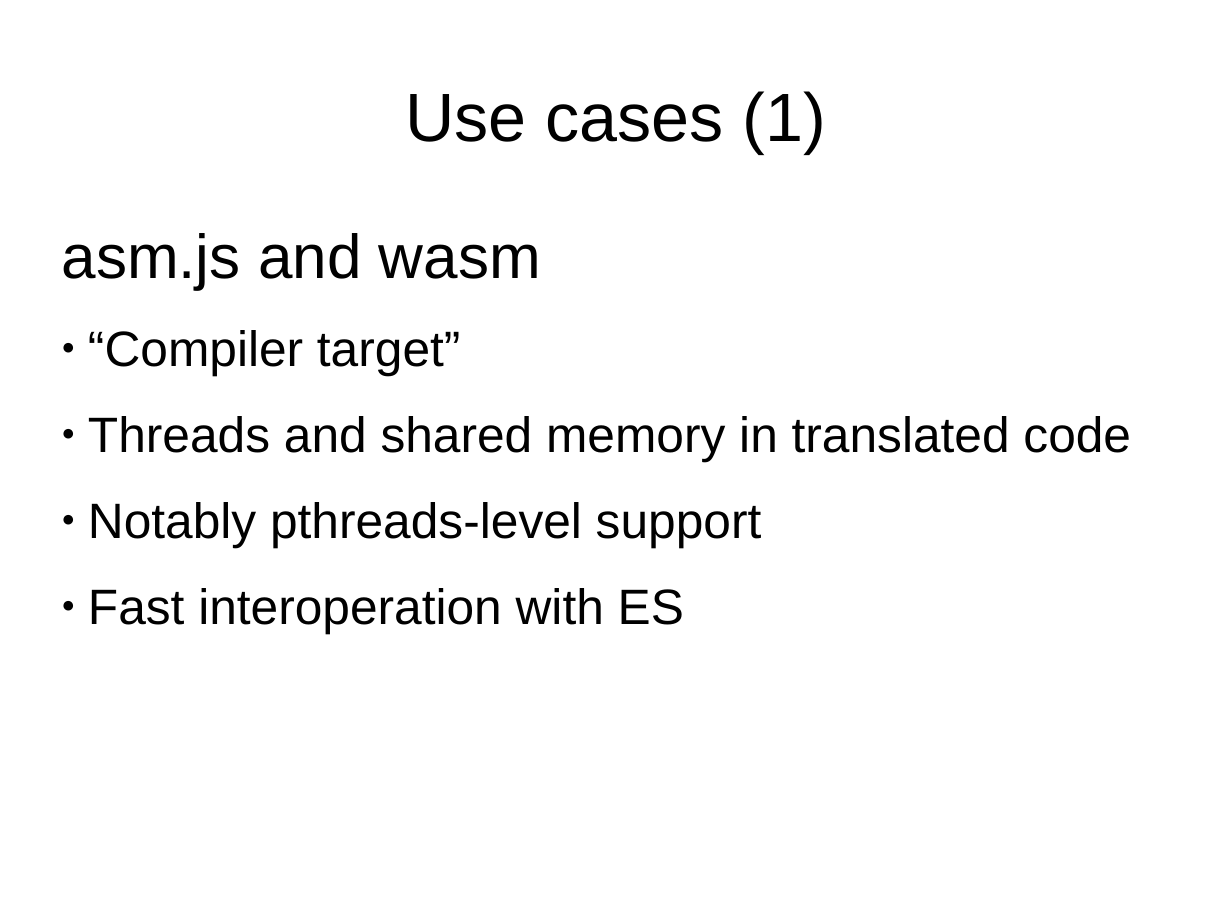
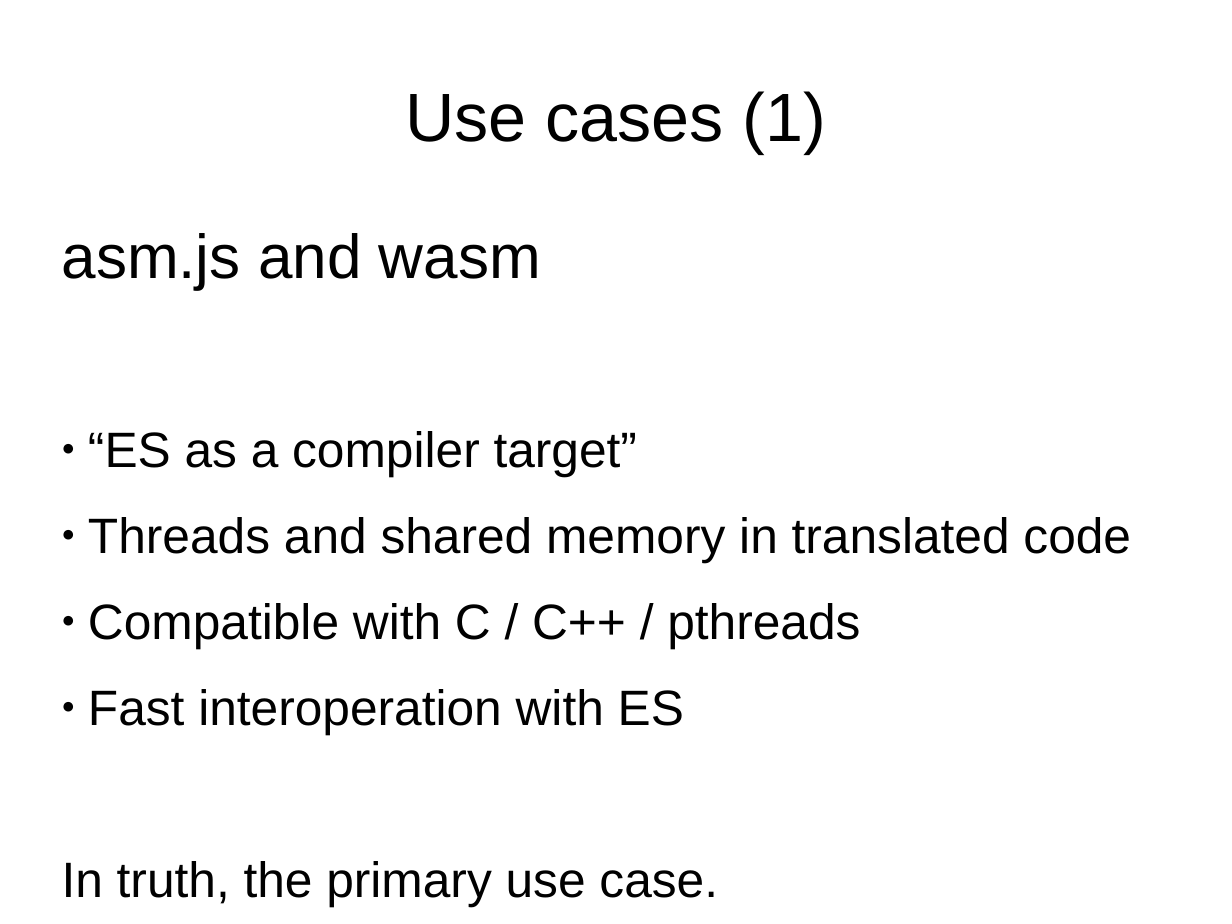
Before and after one commit to tc39/proposal-ecmascript-sharedmem, a slide deck: slide 5 of tc39/presentation-jan-2016.odp. Drawn at 1232x924 pixels with LibreOffice and Linux fonts; fonts in the diff are those of the drawing. Boxes give left, top, right and bottom in pixels: in the first picture for what was removed or moved away, otherwise in the second. Text is boxed around its words. In the diff, an @@ line names an element or a change of style, - is before the commit and + after.

```diff
--- a/tc39/presentation-jan-2016.odp
+++ b/tc39/presentation-jan-2016.odp
@@ text at <box>88,431,637,477</box>: text changed @@
-● “Compiler target”
+● “ES as a compiler target”
@@ text at <box>88,603,860,649</box>: text changed @@
-● Notably pthreads-level support
+● Compatible with C / C++ / pthreads
@@ text at <box>62,861,718,907</box>: paragraph added @@
+In truth, the primary use case.
```
Also in this commit, not shown: 15 other slides changed, 7 slides added, 1 slide removed, 1 other file.
